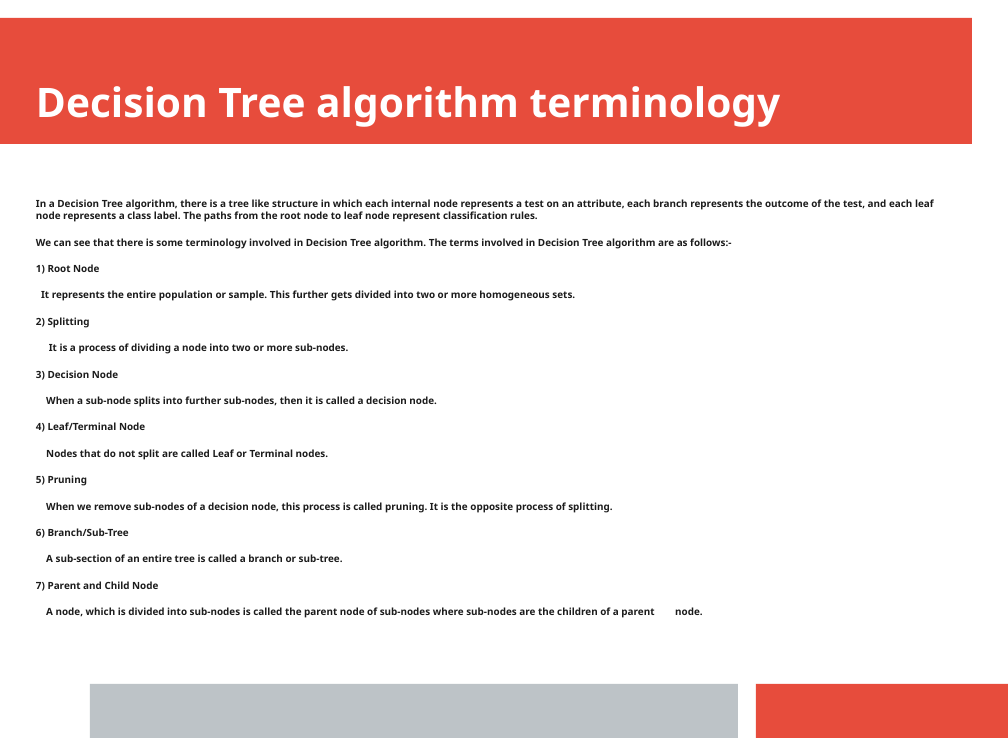
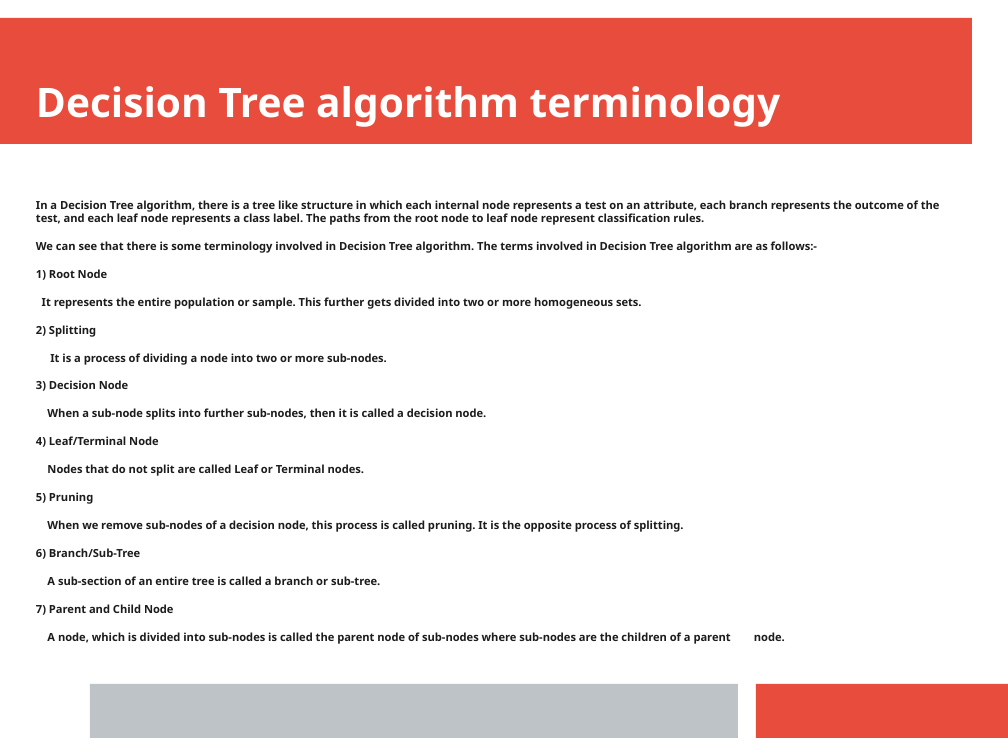
Before and after one commit to imvdharmesh/Dcodetech, a slide deck: slide 3 of Lectures/Machine Learning/DCT.pptx. Drawn at 1008x756 pixels with LibreOffice and Linux fonts; fonts in the diff are those of the drawing. Boxes give left, top, right and bottom in pixels: in the first picture for what was removed or moved away, otherwise in the second. Text is boxed around its words. In the diff, an @@ line names an element or a change of style, - is before the commit and + after.

```diff
--- a/Lectures/Machine Learning/DCT.pptx
+++ b/Lectures/Machine Learning/DCT.pptx
@@ text "In a Decision Tree algorithm, ..." at <box>36,200,940,644</box>: size 7.8 to 8.8 pt @@
```
Also in this commit, not shown: 4 other slides changed, 7 other files.
